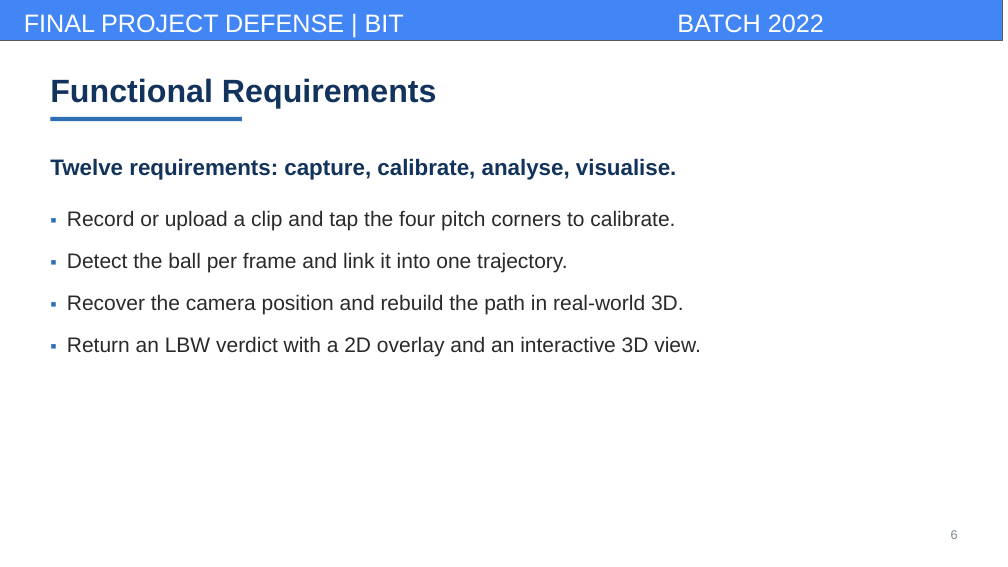
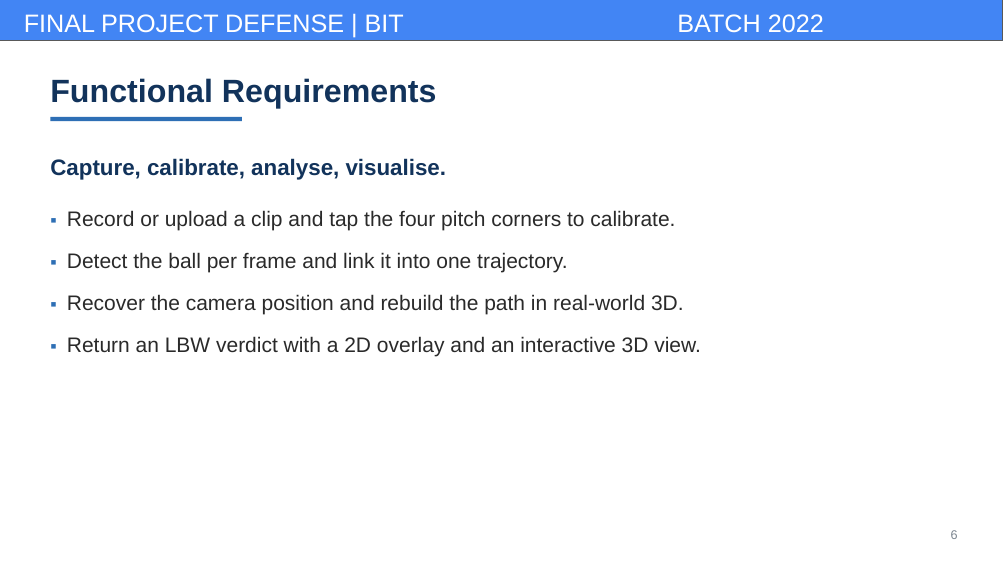
Before and after one commit to kafle1/pocket-drs, a slide deck: slide 6 of dump/report_docs/pocketdrs_presentation.pptx. Drawn at 1008x567 pixels with LibreOffice and Linux fonts; fonts in the diff are those of the drawing; background and template pictures are left out. Boxes give left, top, right and bottom in pixels: in the first picture for what was removed or moved away, otherwise in the second. Text is boxed around its words. In the diff, an @@ line names an element or a change of style, - is before the commit and + after.

```diff
--- a/dump/report_docs/pocketdrs_presentation.pptx
+++ b/dump/report_docs/pocketdrs_presentation.pptx
@@ text at [50,158,447,180]: text changed @@
-Twelve requirements: capture, calibrate, analyse, visualise.
+Capture, calibrate, analyse, visualise.
```
Also in this commit, not shown: 1 other slide changed, 22 other files.
